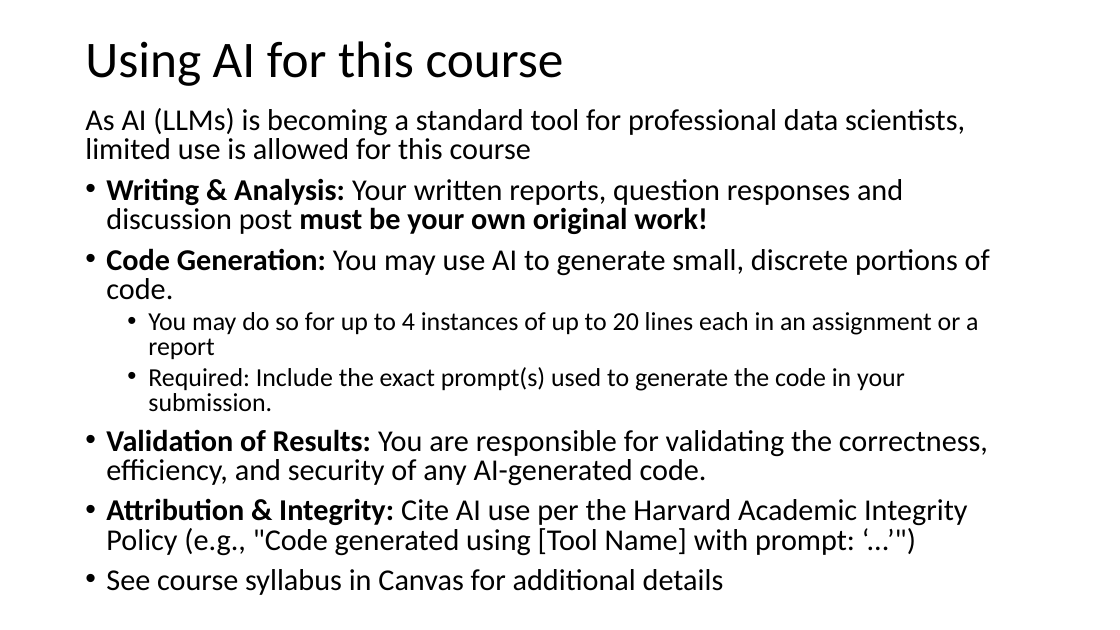
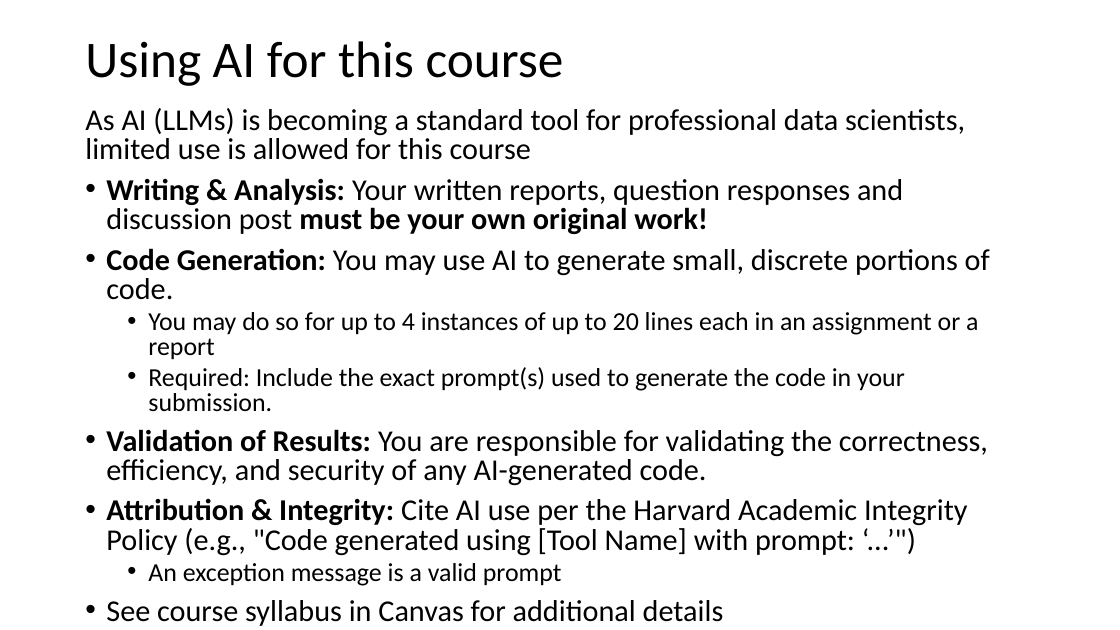
Before and after one commit to harelgabainew/school1, a slide deck: slide 24 of slides/1_Introduction.pptx. Drawn at 1120x630 pixels with LibreOffice and Linux fonts; fonts in the diff are those of the drawing. Boxes give left, top, right and bottom in pixels: in the first picture for what was removed or moved away, otherwise in the second. Text is boxed around its words. In the diff, an @@ line names an element or a change of style, - is before the commit and + after.

```diff
--- a/slides/1_Introduction.pptx
+++ b/slides/1_Introduction.pptx
@@ text at (x1=148, y1=563, x2=562, y2=586): paragraph added @@
+  • An exception message is a valid prompt
```
Also in this commit, not shown: 12 other slides changed, 2 slides added.
